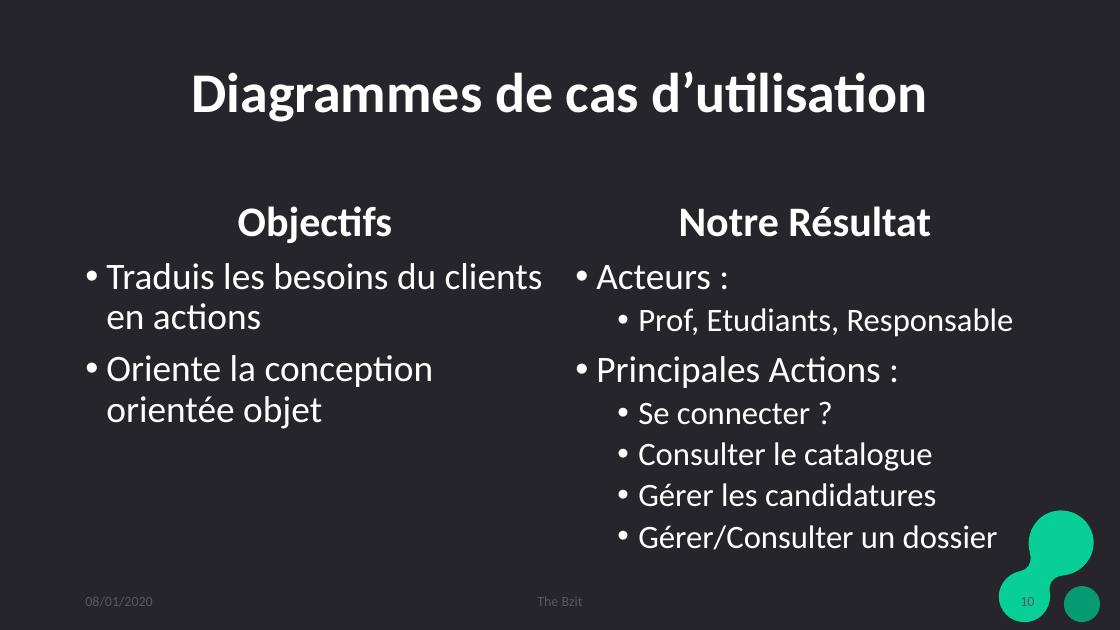
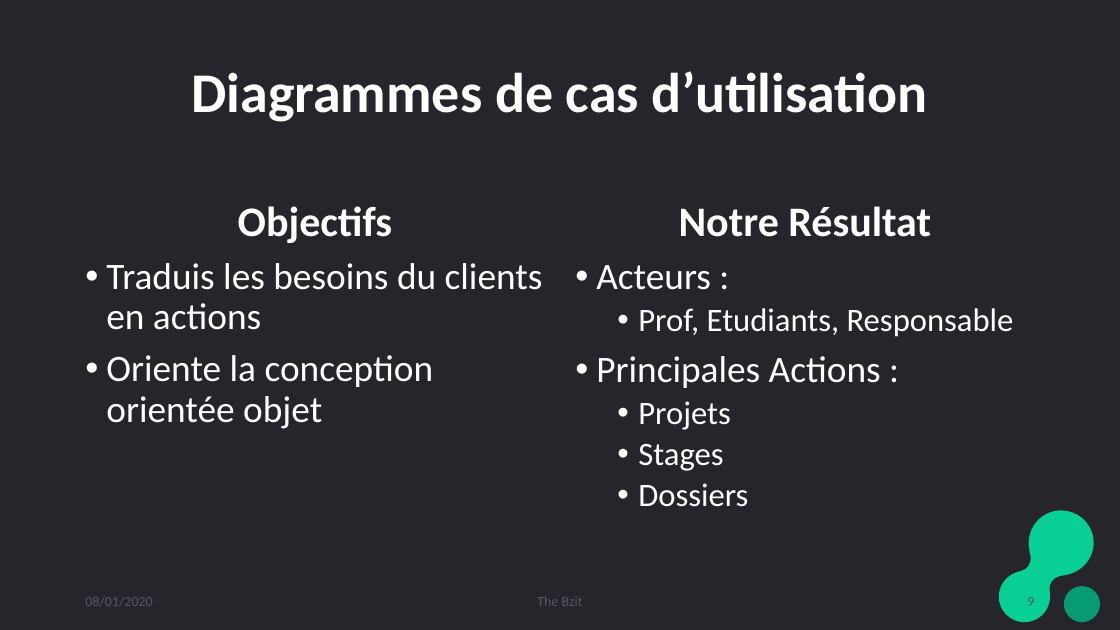
Before and after one commit to djuhnix/projet-s3, a slide deck: slide 9 of docs/Présentation projet soutenance.pptx (slide 10 before the commit). Drawn at 1120x630 pixels with LibreOffice and Linux fonts; fonts in the diff are those of the drawing. Boxes give left, top, right and bottom in pixels: in the first picture for what was removed or moved away, otherwise in the second. Text is boxed around its words. In the diff, an @@ line names an element or a change of style, - is before the commit and + after.

```diff
--- a/docs/Présentation projet soutenance.pptx
+++ b/docs/Présentation projet soutenance.pptx
@@ text at (638,401,748,507): text changed @@
-  • Se connecter ?
-  • Consulter le catalogue
-  • Gérer les candidatures
-  • Gérer/Consulter un dossier
+  • Projets
+  • Stages
+  • Dossiers
@@ page number at (1027,597,1034,606): text changed @@
-10
+9
```
Also in this commit, not shown: 3 other slides changed.
